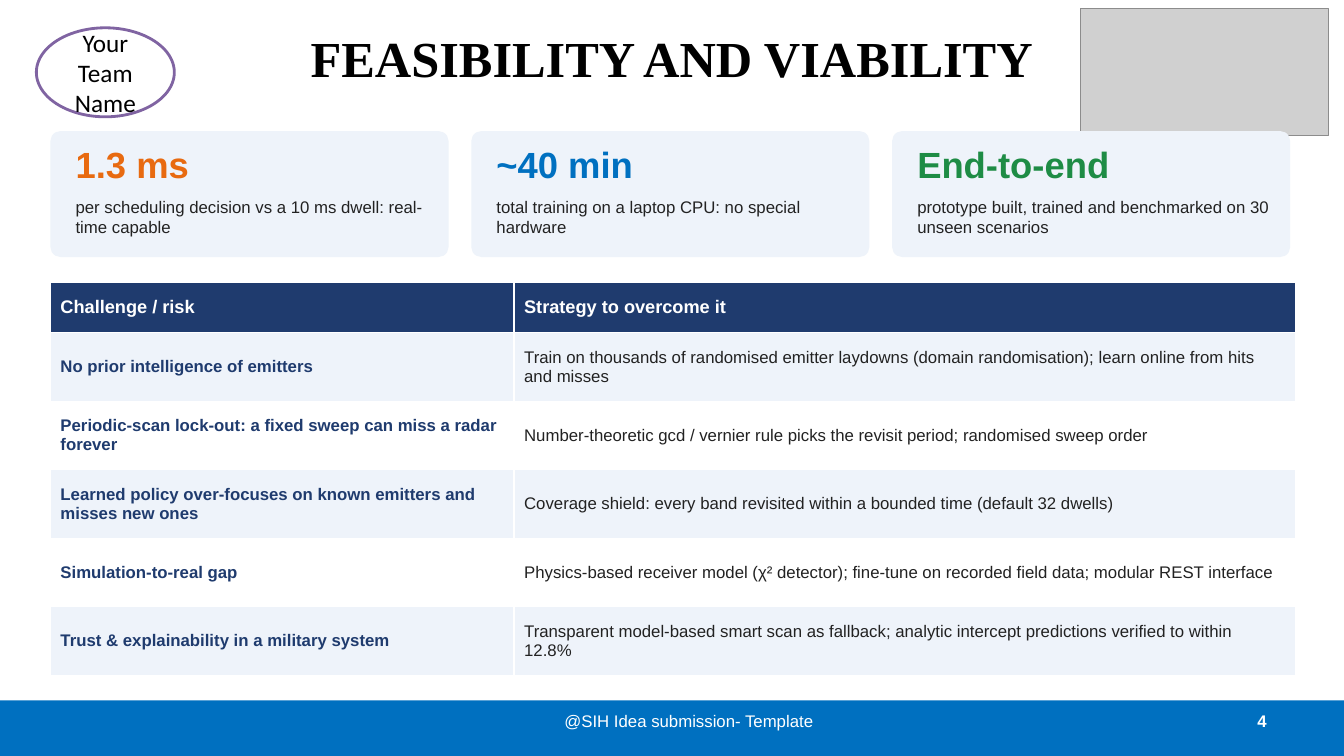
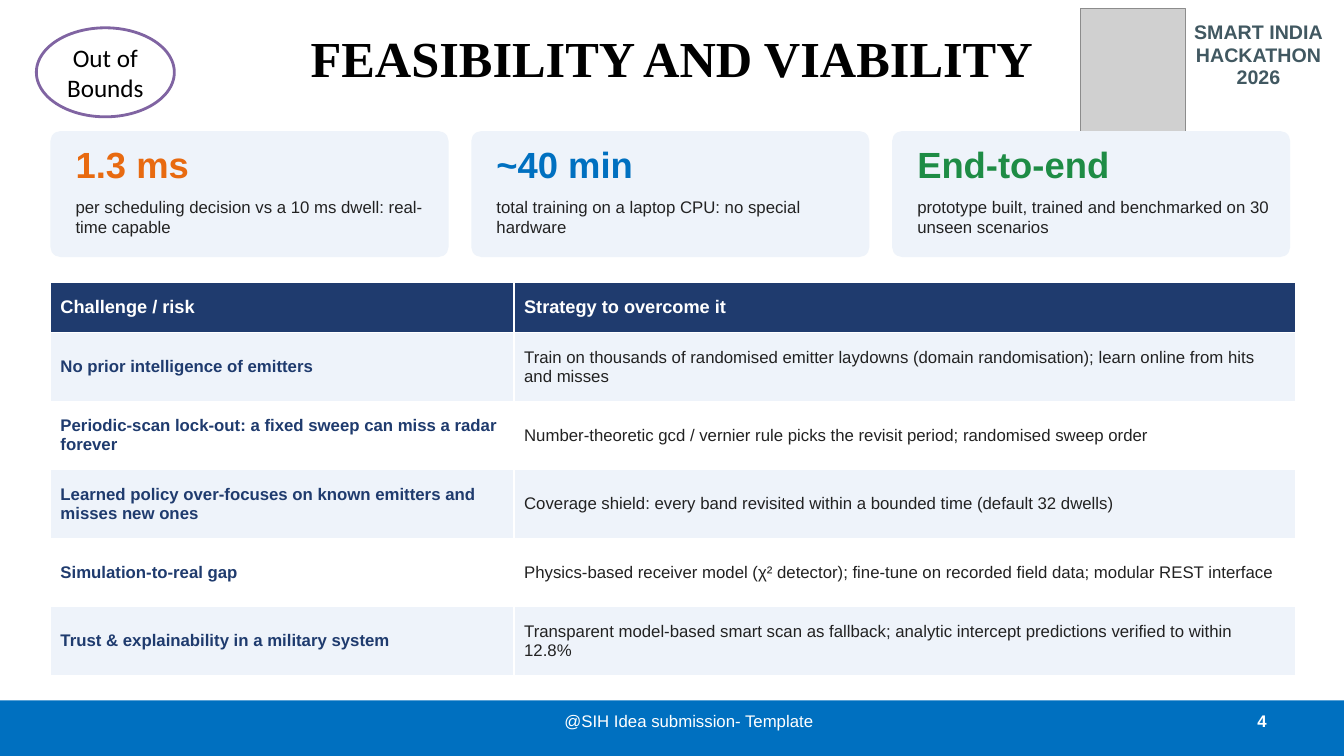
Before and after one commit to Hariomji4/EWarfare, a slide deck: slide 4 of SIH_EW_Smart_Scan.pptx. Drawn at 1344x756 pixels with LibreOffice and Linux fonts; fonts in the diff are those of the drawing; grey boxes stand for pictures. Boxes give left, top, right and bottom in pixels: in the first picture for what was removed or moved away, otherwise in the second. Text is boxed around its words. In the diff, an @@ line names an element or a change of style, - is before the commit and + after.

```diff
--- a/SIH_EW_Smart_Scan.pptx
+++ b/SIH_EW_Smart_Scan.pptx
@@ picture: place and size @@
-picture at [1081,9,1329,136]
+picture at [1081,9,1186,136]
@@ text added at [1194,25,1322,84], 14 pt, text #415861, bold @@
+SMART INDIA
+HACKATHON
+2026
@@ text in ellipse at [67,49,143,98]: text changed @@
-Your Team Name
+Out of Bounds
```
Also in this commit, not shown: 5 other slides changed, 5 other files.
